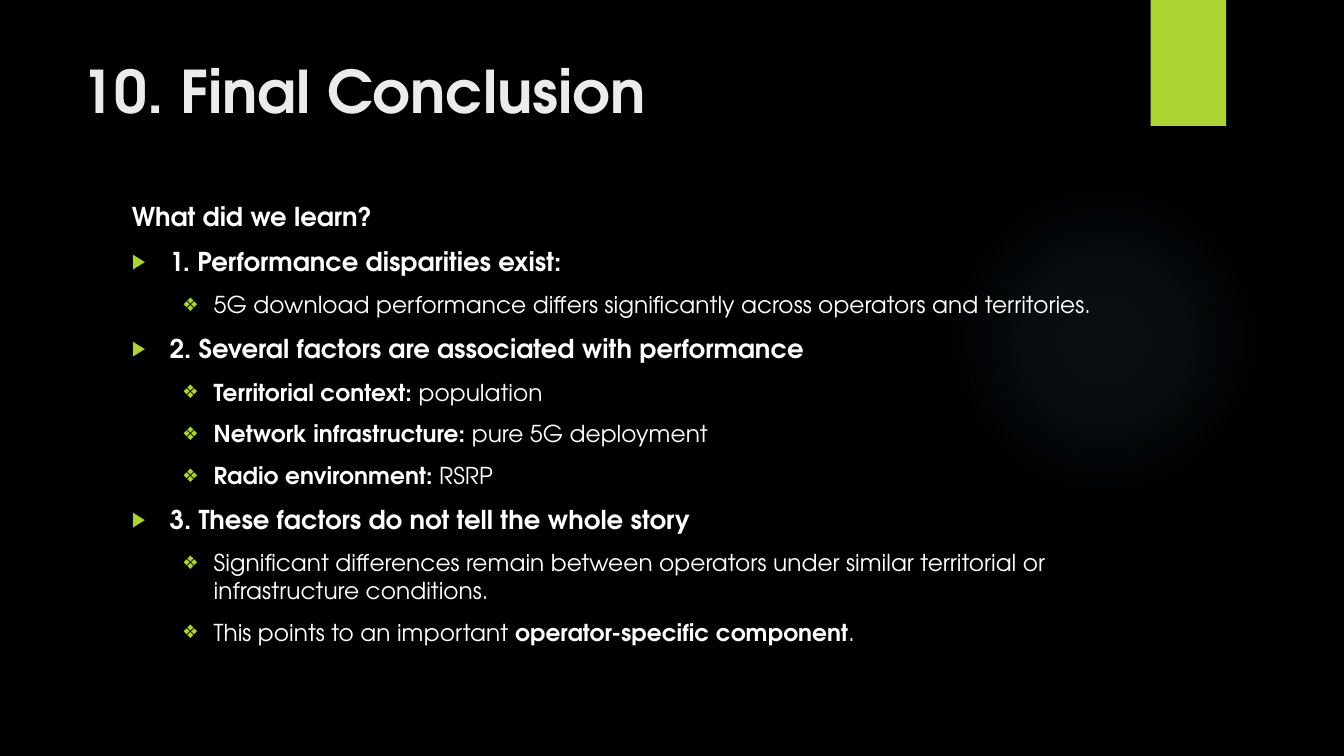
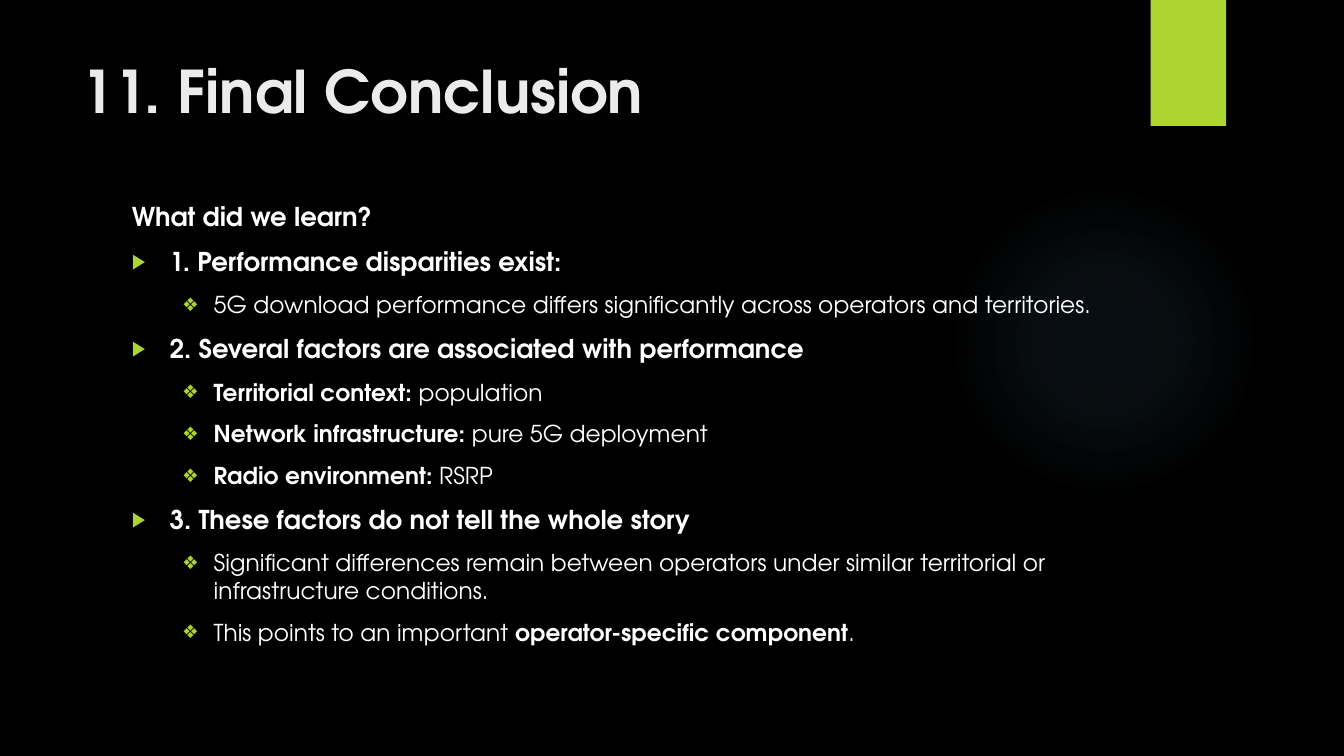
Before and after one commit to zidene306/RNCP-Project, a slide deck: slide 15 of RNCP_presentation_sept26.pptx (slide 14 before the commit). Drawn at 1344x756 pixels with LibreOffice and Linux fonts; fonts in the diff are those of the drawing; background and template pictures are left out. Boxes give left, top, right and bottom in pixels: in the first picture for what was removed or moved away, otherwise in the second. Text is boxed around its words. In the diff, an @@ line names an element or a change of style, - is before the commit and + after.

```diff
--- a/RNCP_presentation_sept26.pptx
+++ b/RNCP_presentation_sept26.pptx
@@ title at (81,68,644,114): text changed @@
-10. Final Conclusion
+11. Final Conclusion
```
Also in this commit, not shown: 2 other slides changed, 1 slide added, 7 other files.
